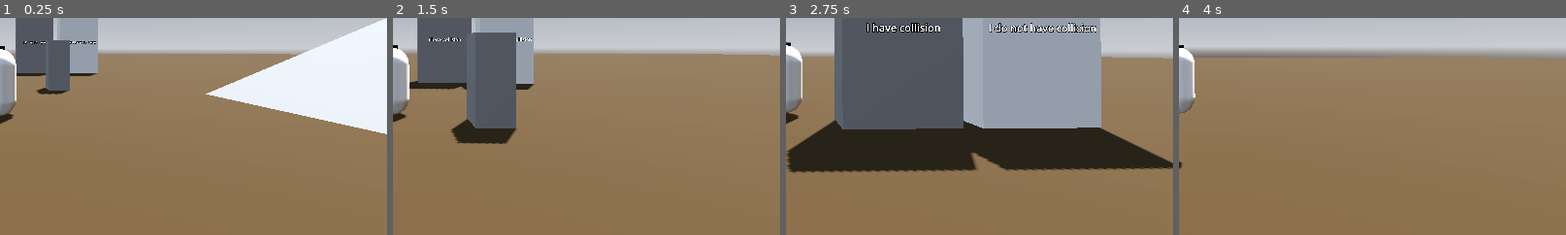
Above: before the commit, frames 1-4 (left to right).
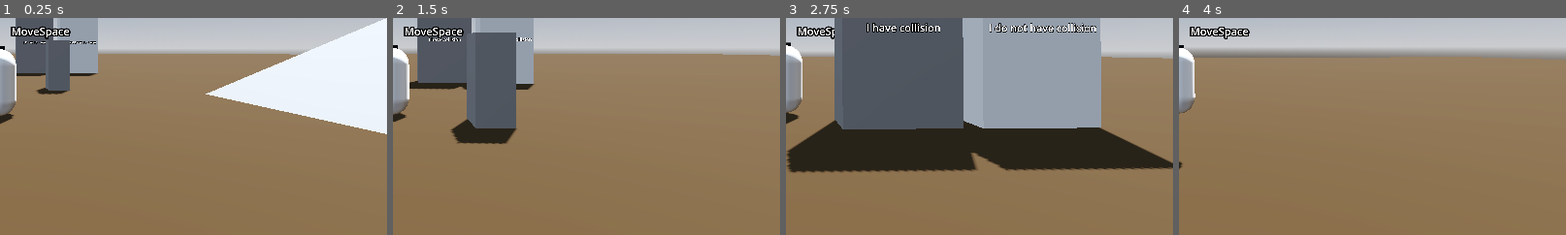
Above: after the commit, the same moments.

Repository: Gjosti/dev-sandbox
Game: Godot game, scene res://Levels/sandbox_level.tscn
The game is run twice, just before and just after one commit, with the same random seed, the same clock (stepped at 60 frames per second) and the same inputs.
Inputs (mouse positions are % of the whole screen's width and height, from its top left):
- Up to frame 1 (0.25 s): no input
- Up to frame 2 (1.5 s): tap Enter at 0.5 s; move the mouse to (55, 50) at 0.52 s; press the mouse at (55, 50) at 0.53 s; hold W (move_forward) from 0.53 s (still down); tap Space (jump) at 0.77 s; move the mouse to (45, 50) at 1.27 s; release the mouse at (45, 50) at 1.28 s; tap Ctrl (crouch) at 1.35 s
- Up to frame 3 (2.75 s): keep holding W (move_forward); tap Space (jump) at 1.52 s; move the mouse to (52, 48) at 2.02 s; hold Shift (dash) from 2.03 s (still down)
- Up to frame 4 (4 s): keep holding W (move_forward); move the mouse to (49, 52) at 2.77 s; release Shift (dash) at 2.78 s; tap Mouse wheel down (scroll_backward) at 2.85 s; click (49, 52) at 2.92 s; tap Space (jump) at 3.02, 3.77 s; move the mouse to (57, 51) at 3.52 s; hold Mouse wheel up (scroll_forward) from 3.53 s (still down)
The pictures show only the part of the screen within x 50-100%, y 43-93%; the shares and areas given below are measured in that part.

The runs differ from the first frame. In frame 1, 0.6% of the frame differs, in the area x 2-19%, y 4-10%; in frame 2, 0.6%; in frame 3, 0.4%; in frame 4, 0.6%.

Commit message:
added statelabel for debug/testing statemachine

Diff:
--- a/Player/rig.gd
+++ b/Player/rig.gd
@@ -1,9 +1,11 @@
 extends Node3D
 
 @export var animation_speed: float = 10.0
+@export var debug_mode:bool = true
 
 @onready var animation_tree := $AnimationTree
 @onready var playback: AnimationNodeStateMachinePlayback = animation_tree["parameters/playback"]
+@onready var state_label: Label3D = $StateLabel
 
 var run_path: String = "parameters/MoveSpace/blend_position"
 var run_weight_target: float = -1.0
@@ -14,6 +16,8 @@
 		run_weight_target,
 		delta * animation_speed
 	)
+	if debug_mode:
+		state_label.text = playback.get_current_node()
 
 func update_animation_tree(direction: Vector3) -> void:
 	if direction.is_zero_approx():
@@ -38,3 +42,6 @@
 
 func is_crouching() -> bool:
 	return playback.get_current_node() == "Crouch"
+
+func is_sliding() -> bool:
+	return playback.get_current_node() == "Slide"
--- a/Player/rig.tscn
+++ b/Player/rig.tscn
@@ -367,6 +367,59 @@
 "values": [Vector3(0, 0, 0), Vector3(-6.2831855, 0, 0)]
 }
 
+[sub_resource type="Animation" id="Animation_sy1xi"]
+resource_name = "Slide"
+length = 0.4
+loop_mode = 1
+tracks/0/type = "value"
+tracks/0/imported = false
+tracks/0/enabled = true
+tracks/0/path = NodePath("MeshInstance3D:position")
+tracks/0/interp = 1
+tracks/0/loop_wrap = true
+tracks/0/keys = {
+"times": PackedFloat32Array(0),
+"transitions": PackedFloat32Array(1),
+"update": 0,
+"values": [Vector3(0, 0.5, 0)]
+}
+tracks/1/type = "value"
+tracks/1/imported = false
+tracks/1/enabled = true
+tracks/1/path = NodePath("MeshInstance3D:mesh:height")
+tracks/1/interp = 1
+tracks/1/loop_wrap = true
+tracks/1/keys = {
+"times": PackedFloat32Array(0),
+"transitions": PackedFloat32Array(1),
+"update": 0,
+"values": [1.0]
+}
+tracks/2/type = "value"
+tracks/2/imported = false
+tracks/2/enabled = true
+tracks/2/path = NodePath("MeshInstance3D/MeshInstance3D:position")
+tracks/2/interp = 1
+tracks/2/loop_wrap = true
+tracks/2/keys = {
+"times": PackedFloat32Array(0),
+"transitions": PackedFloat32Array(1),
+"update": 0,
+"values": [Vector3(0, 0.44, -0.412)]
+}
+tracks/3/type = "value"
+tracks/3/imported = false
+tracks/3/enabled = true
+tracks/3/path = NodePath("MeshInstance3D:rotation")
+tracks/3/interp = 1
+tracks/3/loop_wrap = true
+tracks/3/keys = {
+"times": PackedFloat32Array(0, 0.4),
+"transitions": PackedFloat32Array(1, 1),
+"update": 0,
+"values": [Vector3(0, 0, 0), Vector3(-6.2831855, 0, 0)]
+}
+
 [sub_resource type="AnimationLibrary" id="AnimationLibrary_awthv"]
 _data = {
 &"Attack": SubResource("Animation_awthv"),
@@ -376,7 +429,8 @@
 &"InAir": SubResource("Animation_icx30"),
 &"Jump": SubResource("Animation_32kt2"),
 &"RESET": SubResource("Animation_wer68"),
-&"Run": SubResource("Animation_ojd8b")
+&"Run": SubResource("Animation_ojd8b"),
+&"Slide": SubResource("Animation_sy1xi")
 }
 
 [sub_resource type="AnimationNodeAnimation" id="AnimationNodeAnimation_wer68"]
@@ -403,6 +457,9 @@
 blend_point_1/node = SubResource("AnimationNodeAnimation_awthv")
 blend_point_1/pos = -1.0
 
+[sub_resource type="AnimationNodeAnimation" id="AnimationNodeAnimation_icx30"]
+animation = &"Slide"
+
 [sub_resource type="AnimationNodeStateMachineTransition" id="AnimationNodeStateMachineTransition_8s7l5"]
 advance_mode = 2
 
@@ -432,19 +489,27 @@
 
 [sub_resource type="AnimationNodeStateMachineTransition" id="AnimationNodeStateMachineTransition_r5mnt"]
 
+[sub_resource type="AnimationNodeStateMachineTransition" id="AnimationNodeStateMachineTransition_n25uh"]
+
+[sub_resource type="AnimationNodeStateMachineTransition" id="AnimationNodeStateMachineTransition_856ud"]
+advance_mode = 2
+
 [sub_resource type="AnimationNodeStateMachine" id="AnimationNodeStateMachine_ydo8n"]
 states/Attack/node = SubResource("AnimationNodeAnimation_wer68")
-states/Attack/position = Vector2(370, 197)
+states/Attack/position = Vector2(358, 221)
 states/Crouch/node = SubResource("AnimationNodeAnimation_vcvy3")
-states/Crouch/position = Vector2(625, 197)
+states/Crouch/position = Vector2(599, 221)
 states/Dash/node = SubResource("AnimationNodeAnimation_8s7l5")
-states/Dash/position = Vector2(370, 8)
+states/Dash/position = Vector2(325, -65)
+states/End/position = Vector2(1050, 100)
 states/Jump/node = SubResource("AnimationNodeAnimation_32kt2")
-states/Jump/position = Vector2(611, 8)
+states/Jump/position = Vector2(482, -65)
 states/MoveSpace/node = SubResource("AnimationNodeBlendSpace1D_32kt2")
 states/MoveSpace/position = Vector2(482, 100)
-transitions = ["Start", "MoveSpace", SubResource("AnimationNodeStateMachineTransition_8s7l5"), "MoveSpace", "Attack", SubResource("AnimationNodeStateMachineTransition_ojd8b"), "Attack", "MoveSpace", SubResource("AnimationNodeStateMachineTransition_awthv"), "MoveSpace", "Jump", SubResource("AnimationNodeStateMachineTransition_wer68"), "Jump", "MoveSpace", SubResource("AnimationNodeStateMachineTransition_32kt2"), "Dash", "MoveSpace", SubResource("AnimationNodeStateMachineTransition_vcvy3"), "MoveSpace", "Dash", SubResource("AnimationNodeStateMachineTransition_icx30"), "Dash", "Jump", SubResource("AnimationNodeStateMachineTransition_sy1xi"), "MoveSpace", "Crouch", SubResource("AnimationNodeStateMachineTransition_80s3x"), "Crouch", "MoveSpace", SubResource("AnimationNodeStateMachineTransition_r5mnt")]
-graph_offset = Vector2(65, -34)
+states/Slide/node = SubResource("AnimationNodeAnimation_icx30")
+states/Slide/position = Vector2(626, -65)
+transitions = ["Start", "MoveSpace", SubResource("AnimationNodeStateMachineTransition_8s7l5"), "MoveSpace", "Attack", SubResource("AnimationNodeStateMachineTransition_ojd8b"), "Attack", "MoveSpace", SubResource("AnimationNodeStateMachineTransition_awthv"), "MoveSpace", "Jump", SubResource("AnimationNodeStateMachineTransition_wer68"), "Jump", "MoveSpace", SubResource("AnimationNodeStateMachineTransition_32kt2"), "Dash", "MoveSpace", SubResource("AnimationNodeStateMachineTransition_vcvy3"), "MoveSpace", "Dash", SubResource("AnimationNodeStateMachineTransition_icx30"), "Dash", "Jump", SubResource("AnimationNodeStateMachineTransition_sy1xi"), "MoveSpace", "Crouch", SubResource("AnimationNodeStateMachineTransition_80s3x"), "Crouch", "MoveSpace", SubResource("AnimationNodeStateMachineTransition_r5mnt"), "MoveSpace", "Slide", SubResource("AnimationNodeStateMachineTransition_n25uh"), "Slide", "MoveSpace", SubResource("AnimationNodeStateMachineTransition_856ud")]
+graph_offset = Vector2(-94, -123)
 
 [node name="Rig" type="Node3D"]
 script = ExtResource("1_wer68")
@@ -476,3 +541,10 @@
 tree_root = SubResource("AnimationNodeStateMachine_ydo8n")
 anim_player = NodePath("../CharacterRig/AnimationPlayer")
 parameters/MoveSpace/blend_position = -1.1567165
+
+[node name="StateLabel" type="Label3D" parent="."]
+transform = Transform3D(1, 0, 0, 0, 1, 0, 0, 0, 1, 1.2260134, 2.5220368, 0)
+billboard = 1
+text = "State"
+font_size = 64
+outline_size = 32
Not shown: 1 places in Player/rig.tscn that only renumber resources
